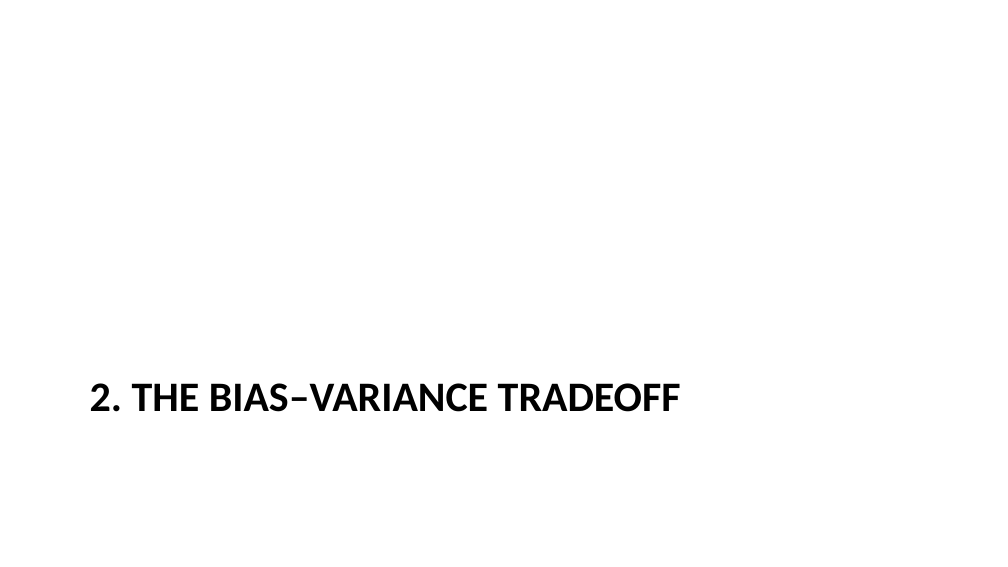
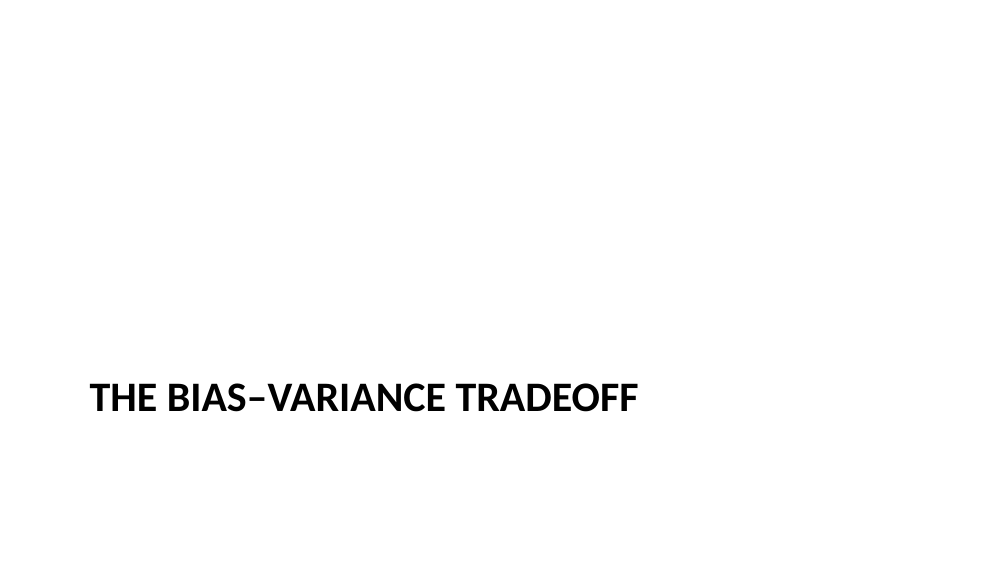
Before and after one commit to pauldubois98/AdcancedTopicsDataScience2026, a slide deck: slide 10 of Course03/slides.pptx. Drawn at 1008x567 pixels with LibreOffice and Linux fonts; fonts in the diff are those of the drawing. Boxes give left, top, right and bottom in pixels: in the first picture for what was removed or moved away, otherwise in the second. Text is boxed around its words. In the diff, an @@ line names an element or a change of style, - is before the commit and + after.

```diff
--- a/Course03/slides.pptx
+++ b/Course03/slides.pptx
@@ title at [90, 383, 639, 412]: text changed @@
-2. THE BIAS–VARIANCE TRADEOFF
+THE BIAS–VARIANCE TRADEOFF
```
Also in this commit, not shown: 26 other slides changed, 28 slides added, 15 slides removed, 1 other file.
